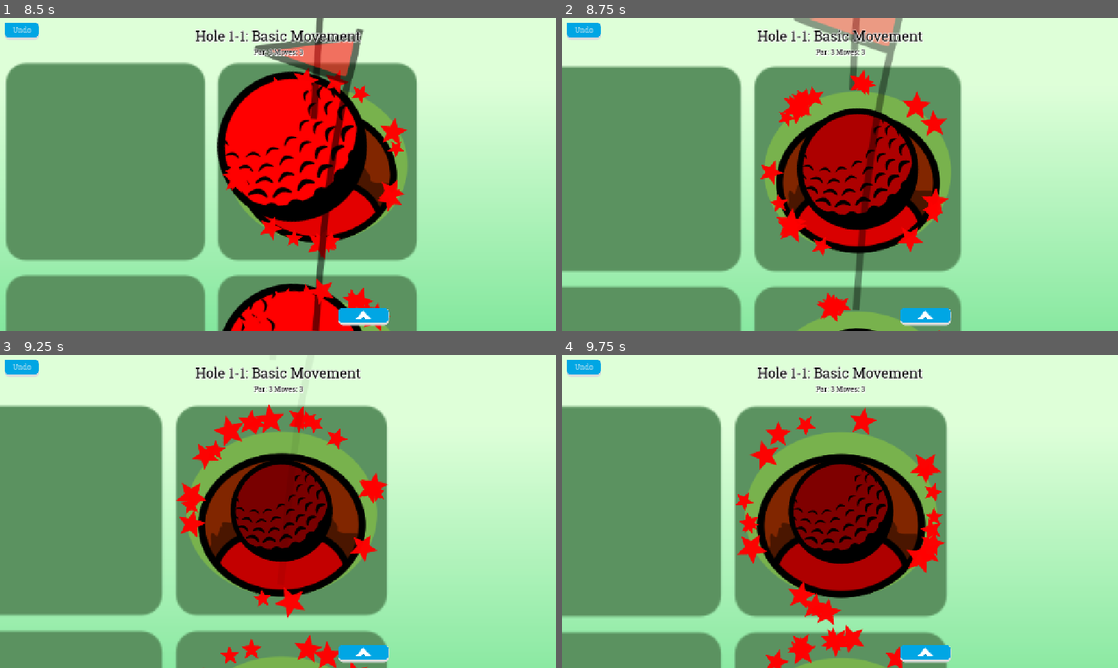
Above: before the commit, frames 1-4 (two rows, left to right).
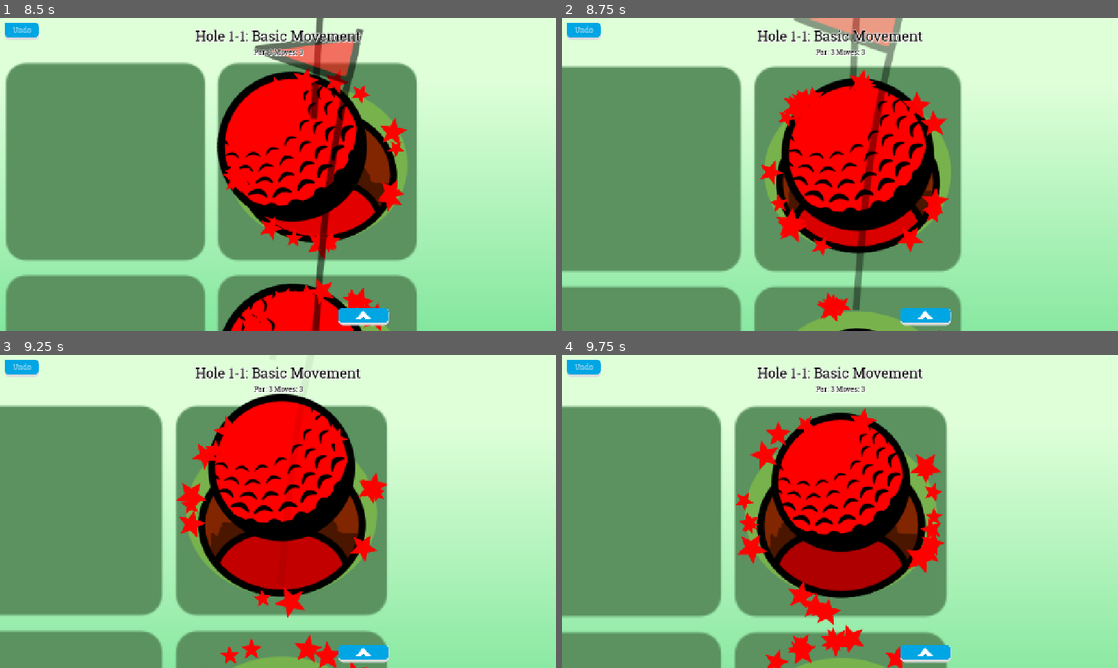
Above: after the commit, the same moments.

Repository: twincannon/GemSlide
Game: Godot game, scene res://scenes/splash_screen.tscn
Two runs of this game, one before a commit and one after it. Both use one fixed random seed, a clock stepped at 60 frames per second and the inputs below. Sound files missing from this copy of the repository are replaced by a short silence.
Inputs (mouse positions are in pixels of both pictures, inside the frame that each line leads up to):
- Up to frame 1 (8.5 s): click (227, 155) at 0.5 s; click (361, 315) at 1.25 s; click "Retry" at 2 s; click "Undo" at 2.75 s; move the mouse to (250, 237) at 3.52 s; hold W (up) 3.53-5.03 s; click (250, 237) at 3.6 s; move the mouse to (444, 221) at 4.27 s; tap U (unlocklevels) at 4.35, 5.85, 7.35 s; move the mouse to (111, 127) at 5.02 s; hold A (left) 5.03-6.53 s; click (111, 127) at 5.1 s; tap Enter at 5.75 s; move the mouse to (305, 174) at 5.77 s; tap Space at 6.5 s; move the mouse to (194, 96) at 6.52 s; hold S (down) 6.53-7.28 s; click (194, 96) at 6.6 s; move the mouse to (400, 158) at 7.27 s; hold D (right) 7.28-8.03 s; move the mouse to (166, 190) at 8.02 s; hold W (up) from 8.03 s (still down); click (166, 190) at 8.1 s
- Up to frame 2 (8.75 s): keep holding W (up)
- Up to frame 3 (9.25 s): move the mouse to (333, 442) at 8.77 s; release W (up) at 8.78 s; hold D (right) from 8.78 s (still down); tap U (unlocklevels) at 8.85 s
- Up to frame 4 (9.75 s): keep holding D (right); move the mouse to (812, 574) at 9.52 s; click (812, 574) at 9.6 s

Frame 1 is identical in both runs. In frame 2, 8.8% of the frame differs, in the area x 39-67%, y 19-69%; in frame 3, 9.3%, in the area x 37-64%, y 12-66%; in frame 4, 8.4%.

Commit message:
Bouncy goal celebration

Diff:
--- a/scripts/entities/gem.gd
+++ b/scripts/entities/gem.gd
@@ -16,6 +16,8 @@
 var move_sound_cat = preload("res://assets/audio/move_meow.wav")
 
 var ball_cat_texture = preload("res://assets/art/golfball_cat.png")
+
+var celebrating := false
 
 func _ready():
 	entity_sprite = %GemSprite
@@ -83,13 +85,15 @@
 	if gem_in_goal:
 		#if !goal_tween or goal_tween.is_running() == false: # I've encountered a bug where the goal fills twice
 		goal_tween = create_tween().set_parallel(true)
-		goal_tween.set_trans(Tween.TRANS_ELASTIC)
-		goal_tween.set_ease(Tween.EASE_OUT)
+		if !celebrating:
+			goal_tween.set_trans(Tween.TRANS_ELASTIC)
+			goal_tween.set_ease(Tween.EASE_OUT)
 		goal_tween.tween_property(entity_sprite, "scale", entity_sprite.scale * 0.66, goal_tween_duration)
-		#goal_tween.tween_property(entity_sprite, "modulate:r", entity_sprite.modulate.r * 0.5, goal_tween_duration)
-		#goal_tween.tween_property(entity_sprite, "modulate:g", entity_sprite.modulate.g * 0.5, goal_tween_duration)
-		#goal_tween.tween_property(entity_sprite, "modulate:b", entity_sprite.modulate.b * 0.5, goal_tween_duration)
-		goal_tween.tween_method(set_gem_color_scale, 1.0, 0.5, goal_tween_duration)
+		if !celebrating:
+			#goal_tween.tween_property(entity_sprite, "modulate:r", entity_sprite.modulate.r * 0.5, goal_tween_duration)
+			#goal_tween.tween_property(entity_sprite, "modulate:g", entity_sprite.modulate.g * 0.5, goal_tween_duration)
+			#goal_tween.tween_property(entity_sprite, "modulate:b", entity_sprite.modulate.b * 0.5, goal_tween_duration)
+			goal_tween.tween_method(set_gem_color_scale, 1.0, 0.5, goal_tween_duration)
 		goal_tween.tween_property(entity_sprite, "z_index", -10, goal_tween_duration).as_relative()
 		goal_tween.chain().tween_callback(goal_animation_finished)
 	super(dir)
@@ -142,6 +146,18 @@
 	$BlockedAnchor.position = Vector2(0,0)
 	$BlockedAnchor.rotation = 0
 
+func do_goal_celebration():
+	get_tree().create_timer(movement_tween_duration).timeout.connect(do_celebration_anim.bind())
+	celebrating = true
+
+func do_celebration_anim():
+	var bounce_tween = create_tween().set_loops(99999)
+	bounce_tween.set_trans(Tween.TRANS_SINE)
+	bounce_tween.set_ease(Tween.EASE_OUT)
+	bounce_tween.tween_property(%GemSpriteRotAnchor, "position:y", -25, 0.25).as_relative()
+	bounce_tween.set_ease(Tween.EASE_IN)
+	bounce_tween.tween_property(%GemSpriteRotAnchor, "position:y", 25, 0.25).as_relative()
+
 func get_properties() -> Dictionary:
 	var dict = super()
 	dict["gem_in_goal"] = gem_in_goal
--- a/scripts/game.gd
+++ b/scripts/game.gd
@@ -472,6 +472,7 @@
 		camera_target_zoom = 2.0
 		camera_target_pos = get_position_at_grid_pos(gem.grid_pos)
 		Engine.time_scale = 0.33
+		gem.do_goal_celebration()
 
 func on_gem_goal_anim_finished():
 	for e in entities:
